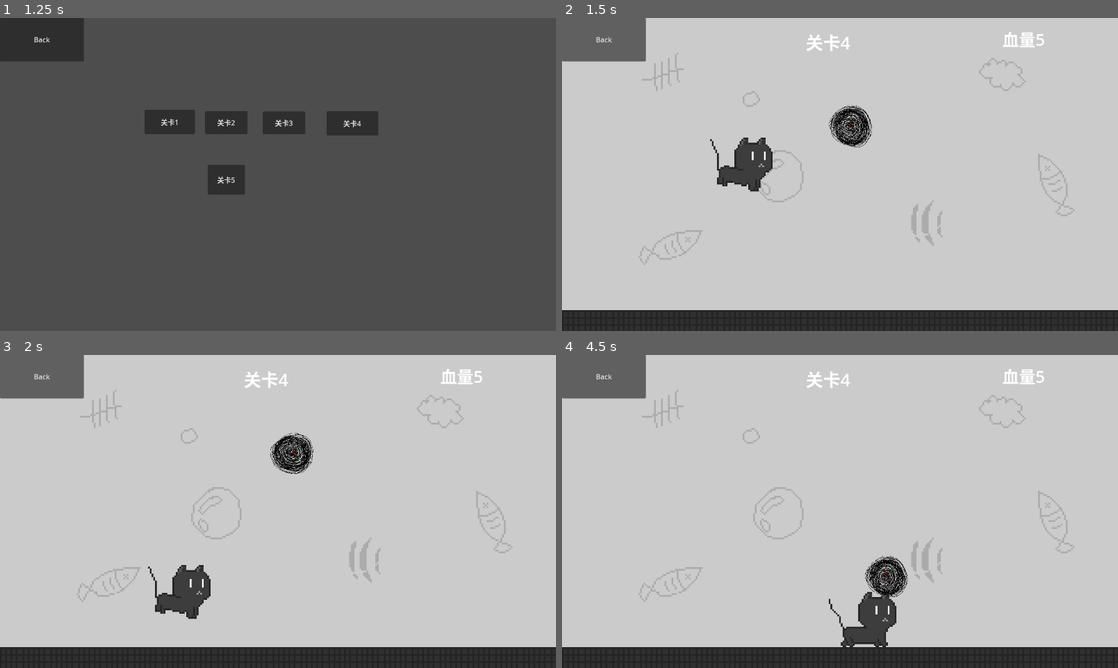
Above: before the commit, frames 1-4 (two rows, left to right).
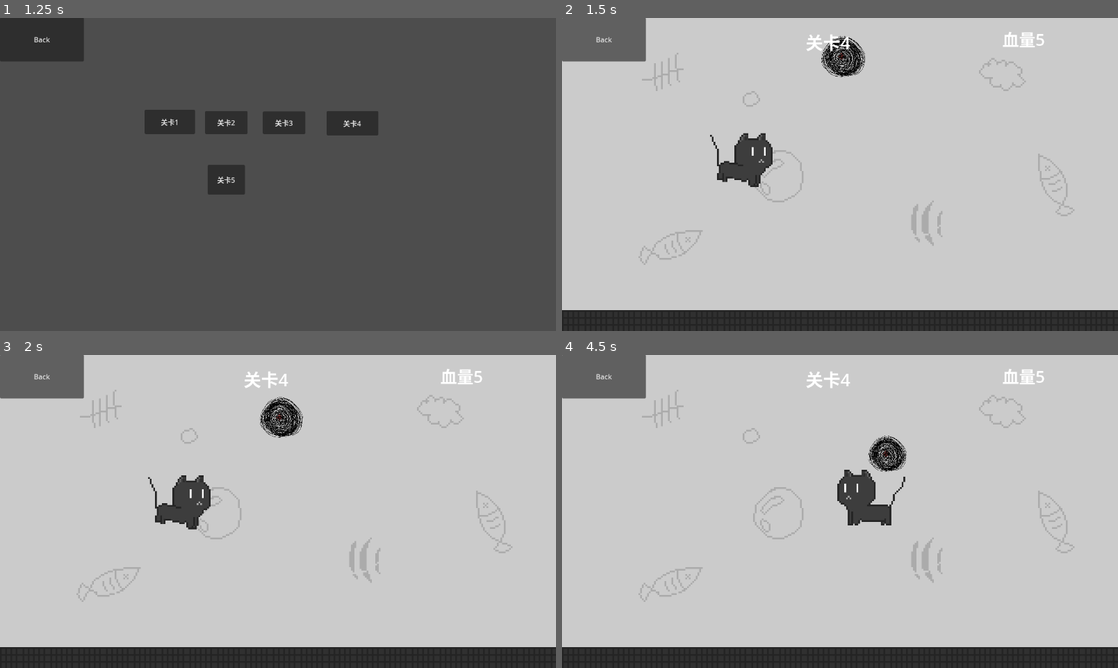
Above: after the commit, the same moments.

Repository: lzcm729/cat-and-string-ball
Game: Godot game, scene res://GUI/start_menu.tscn
The game is run twice, just before and just after one commit, with the same random seed, the same clock (stepped at 60 frames per second) and the same inputs.
Inputs:
- Up to frame 1 (1.25 s): click "Play" at 0.5 s
- Up to frame 2 (1.5 s): click "关卡4" at 1.25 s
- Up to frame 3 (2 s): no input
- Up to frame 4 (4.5 s): tap Enter (ui_accept) at 2, 2.27, 3.02 s; hold Right (ui_right) 2.03-3.53 s; tap T at 2.1, 4.35 s; tap G at 2.85 s; hold Left (ui_left) 3.53-4.28 s; tap Q at 3.6 s; hold Right (ui_right) from 4.28 s (still down)

Frame 1 is identical in both runs. In frame 2, 1.9% of the frame differs, in the area x 26-56%, y 5-56%; in frame 3, 3.6%, in the area x 26-57%, y 13-85%; in frame 4, 3.6%.
Error before the commit: Attempt to call function 'get_overlapping_bodies' in base 'null instance' on a null instance. (res://cat/cat.gd:89)
Error after the commit: Attempt to call function 'get_overlapping_bodies' in base 'null instance' on a null instance. (res://cat/cat.gd:92)

Commit message:
水的浮力
无敌了

Diff:
--- a/Levels/WaterBody.gd
+++ b/Levels/WaterBody.gd
@@ -2,7 +2,7 @@
 
 # Adjust these values based on your requirements
 var water_density = 1.0
-var bodies_in_water = {}
+var ball
 
 func _ready():
 	pass
@@ -11,27 +11,35 @@
 	pass
 
 func _physics_process(delta):
-	for body in bodies_in_water.keys():
-		apply_buoyancy(body)
-
+	if ball:
+		apply_buoyancy(ball)
+#
 func _on_body_entered(body):
+	if body.name == 'Cat':
+		body.is_in_water = true
 	if body.name == 'StringBall':
-		body.set_linear_damp(3) # Adjust damping to simulate water resistance
-		#body.set_angular_damp(200) # Adjust angular damping
-		bodies_in_water[body] = body
-
-
+		body.is_in_water = true
+		ball = body
+#
+#
 func _on_body_exited(body):
+	if body.name == 'Cat':
+		body.is_in_water = false
 	if body.name == 'StringBall':
-		body.set_linear_damp(1) # Reset damping
-		#body.set_angular_damp(1)
-		bodies_in_water.erase(body)
+		body.is_in_water = false
+		ball = null
 
 
 func apply_buoyancy(body):
-	#var volume = body.get_area()
-	var buoyant_force = water_density * 1 * gravity
+	var volume = body.volumn_in_water
+	var buoyant_force = water_density * volume * gravity / 1000
+	print_debug(buoyant_force)
+	var displacement = buoyant_force * Vector2(0, -1)
+	body.apply_force(displacement, body.global_transform.origin)
 
-	var displacement = buoyant_force * Vector2(0, -1)
 
-	body.apply_force(displacement, body.global_transform.origin)
+#func _on_body_shape_entered(body_rid, body, body_shape_index, local_shape_index):
+	#if body.name == 'StringBall':
+		#var ball_shape = body.get_node('CollisionShape2D').shape
+		#var res = $CollisionShape2D.shape.collide_and_get_contacts(Transform2D(), ball_shape, Transform2D())
+		#print(res)
--- a/Levels/level_4.tscn
+++ b/Levels/level_4.tscn
@@ -16,12 +16,13 @@
 position = Vector2(416, 321)
 
 [node name="StringBall" parent="." instance=ExtResource("4_lobqw")]
-position = Vector2(646, 245)
+position = Vector2(644, 75)
+lock_rotation = true
 
 [node name="WaterBody" type="Area2D" parent="."]
 position = Vector2(639, 429)
 scale = Vector2(64.4773, 25.6731)
-collision_layer = 0
+collision_layer = 32
 collision_mask = 10
 gravity_point_center = Vector2(0, -1)
 gravity_direction = Vector2(0, -1)
@@ -37,6 +38,24 @@
 [node name="CollisionShape2D" type="CollisionShape2D" parent="WaterBody"]
 shape = SubResource("RectangleShape2D_lrq5i")
 
+[node name="AirBody" type="Area2D" parent="."]
+position = Vector2(639, 98)
+scale = Vector2(64.4773, 7.4331)
+collision_layer = 64
+collision_mask = 0
+gravity_space_override = 1
+gravity_point_center = Vector2(0, -1)
+gravity_direction = Vector2(0, -1)
+gravity = 1200.0
+linear_damp_space_override = 1
+linear_damp = 1.0
+angular_damp_space_override = 1
+metadata/_edit_group_ = true
+
+[node name="CollisionShape2D" type="CollisionShape2D" parent="AirBody"]
+shape = SubResource("RectangleShape2D_lrq5i")
+debug_color = Color(0, 0.565222, 0.866317, 0.42)
+
 [node name="main_control" parent="." instance=ExtResource("1_2wcxk")]
 level_name = "关卡4"
 
@@ -44,3 +63,4 @@
 [connection signal="eat_core" from="Cat" to="main_control" method="_on_cat_eat_core"]
 [connection signal="body_entered" from="WaterBody" to="WaterBody" method="_on_body_entered"]
 [connection signal="body_exited" from="WaterBody" to="WaterBody" method="_on_body_exited"]
+[connection signal="body_shape_entered" from="WaterBody" to="WaterBody" method="_on_body_shape_entered"]
--- a/StringBall/StringBall.gd
+++ b/StringBall/StringBall.gd
@@ -8,6 +8,8 @@
 var broken_ratio = 0.3
 
 var can_decay = true
+var is_in_water = false
+var volumn_in_water = 0.
 
 @onready var current_hp = initial_hp
 @onready var recorded_position = position
@@ -18,7 +20,7 @@
 
 
 func _ready():
-	BeHit(Vector2(10000, 0))
+	#BeHit(Vector2(10000, 0))
 	pass
 
 
@@ -27,11 +29,27 @@
 
 
 func _physics_process(delta):
+	if is_in_water:
+		var current_radius = $CollisionShape2D.shape.radius
+		$WaterDetector.force_raycast_update()
+		if $WaterDetector.is_colliding():
+			var collision_point_water = $WaterDetector.get_collision_point()
+			var distance_water = (collision_point_water - position).y
+			if distance_water >= 0:
+				var theta = 2*acos(distance_water/current_radius)
+				volumn_in_water = (current_radius**2 / 2) * (theta-sin(theta))
+			else:
+				$AirDetector.force_raycast_update()
+				var collision_point_air = $AirDetector.get_collision_point()
+				var distance_air = abs((collision_point_air - position).y)
+				var theta = 2*acos(distance_air/current_radius)
+				volumn_in_water = (PI * current_radius**2)- (current_radius**2 / 2) * (theta-sin(theta))
 	if can_decay:
 		var delta_position = abs(position - recorded_position)
 		recorded_position = position
 		var distance = delta_position.x + delta_position.y
 		MapDistanceToHP(distance)
+
 	if current_hp > initial_hp * broken_ratio:
 		SetScaleByHP()
 	else:
@@ -47,7 +65,11 @@
 
 func SetScaleByHP():
 	var ratio = current_hp / initial_hp
-	$CollisionShape2D.set_scale(initial_collision_scale*ratio)
+	var radius = 50 * ratio
+	#$CollisionShape2D.set_scale(initial_collision_scale*ratio)
+	$CollisionShape2D.shape.set_deferred("radius", radius)
+	$WaterDetector.set_target_position(Vector2(0, radius))
+	$AirDetector.set_target_position(Vector2(0, -radius))
 	# TODO sprite需要其他方案
 	$Sprite2D.set_scale(initial_sprite_scale*ratio)
 
--- a/StringBall/StringBall.tscn
+++ b/StringBall/StringBall.tscn
@@ -25,3 +25,16 @@
 
 [node name="CollisionShape2D" type="CollisionShape2D" parent="."]
 shape = SubResource("CircleShape2D_eoqub")
+
+[node name="WaterDetector" type="RayCast2D" parent="."]
+enabled = false
+collision_mask = 32
+hit_from_inside = true
+collide_with_areas = true
+
+[node name="AirDetector" type="RayCast2D" parent="."]
+enabled = false
+target_position = Vector2(0, -50)
+collision_mask = 64
+hit_from_inside = true
+collide_with_areas = true
--- a/cat/cat.gd
+++ b/cat/cat.gd
@@ -7,8 +7,7 @@
 signal cat_pat_ball
 signal eat_core
 
-var gravity = ProjectSettings.get_setting("physics/2d/default_gravity")
-@onready var force_y = gravity
+var gravity = 980
 
 #@onready var hit_area = $Marker2D/PatArea  # 猫角色的碰撞区域（Area2D）
 @onready var hit_area = $Area2D  # 猫角色的碰撞区域（Area2D）
@@ -24,6 +23,7 @@
 #记录猫的朝向
 var is_left = false
 var ball_ref : Node2D
+var is_in_water = false
 
 var state = MOVE
 
@@ -35,10 +35,13 @@
 			attack_state()
 
 
+
 	#如果在空中，那么就下坠
 	if not is_on_floor():
-		velocity.y += force_y * delta
-
+		if is_in_water:
+			velocity.y += (gravity - 1000) * delta
+		else:
+			velocity.y += gravity * delta
 
 	var direction = Input.get_axis("ui_left", "ui_right")
 	if direction:
--- a/project.godot
+++ b/project.godot
@@ -55,6 +55,8 @@
 2d_physics/layer_3="混乱核心"
 2d_physics/layer_4="线球"
 2d_physics/layer_5="平台"
+2d_physics/layer_6="水"
+2d_physics/layer_7="空气"
 
 [physics]
 
